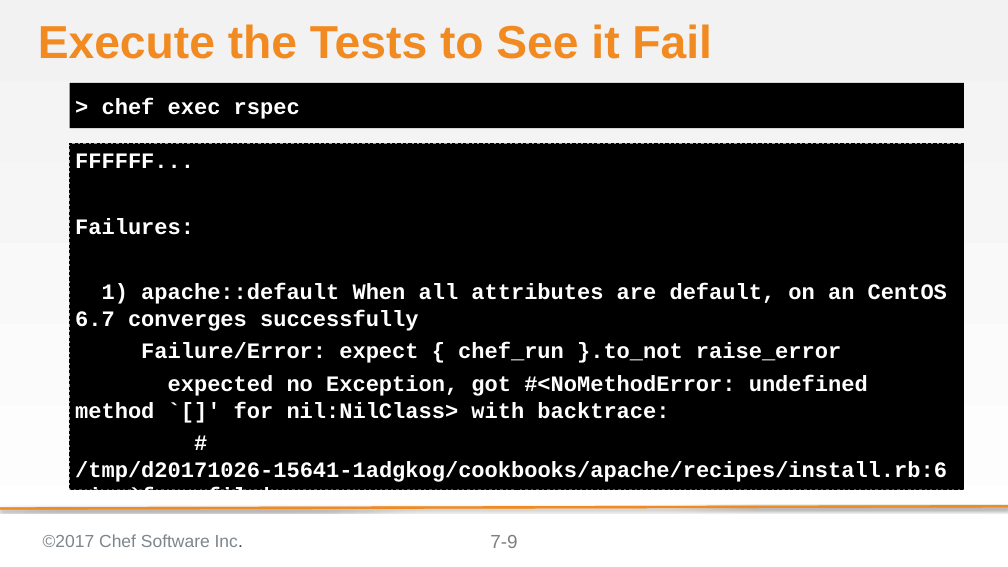
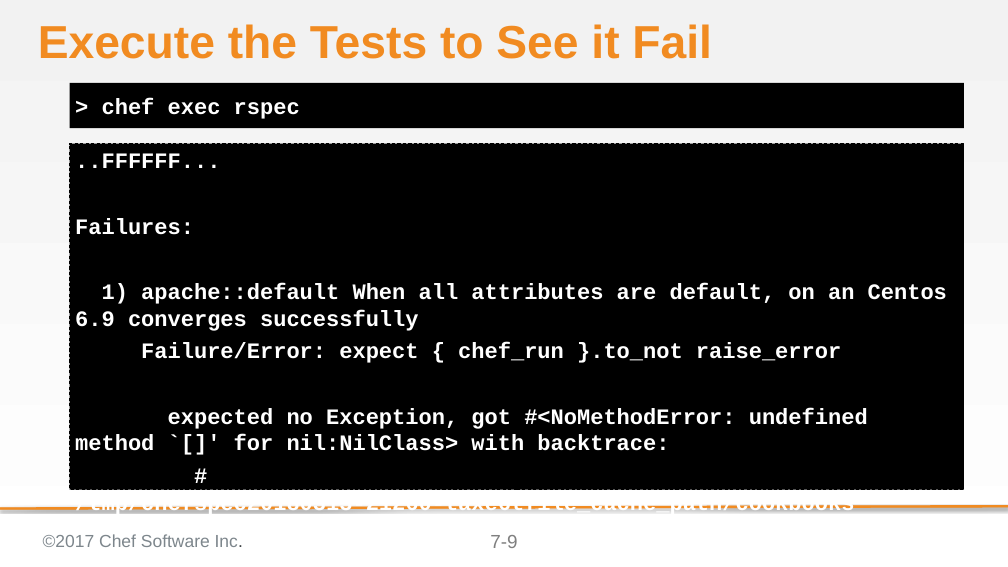
Before and after one commit to ericheiser/chef-intermediate, a slide deck: slide 9 of 07-refactoring_to_attributes.pptx. Drawn at 1008x567 pixels with LibreOffice and Linux fonts; fonts in the diff are those of the drawing; background and template pictures are left out. Boxes give left, top, right and bottom in pixels: in the first picture for what was removed or moved away, otherwise in the second. Text is boxed around its words. In the diff, an @@ line names an element or a change of style, - is before the commit and + after.

```diff
--- a/07-refactoring_to_attributes.pptx
+++ b/07-refactoring_to_attributes.pptx
@@ text at (75, 153, 220, 168): text changed @@
-FFFFFF...
+..FFFFFF...
@@ text at (75, 283, 947, 331): text changed @@
-1) apache::default When all attributes are default, on an CentOS 6.7 converges successfully
+1) apache::default When all attributes are default, on an Centos 6.9 converges successfully
@@ text at (75, 505, 854, 514): text changed @@
-# /tmp/d20171026-15641-1adgkog/cookbooks/apache/recipes/install.rb:6:in `from_file'
+# /tmp/chefspec20180313-21260-taxe6tfile_cache_path/cookbooks
```
Also in this commit, not shown: 5 other slides changed, 4 slides added, 2 other files.
